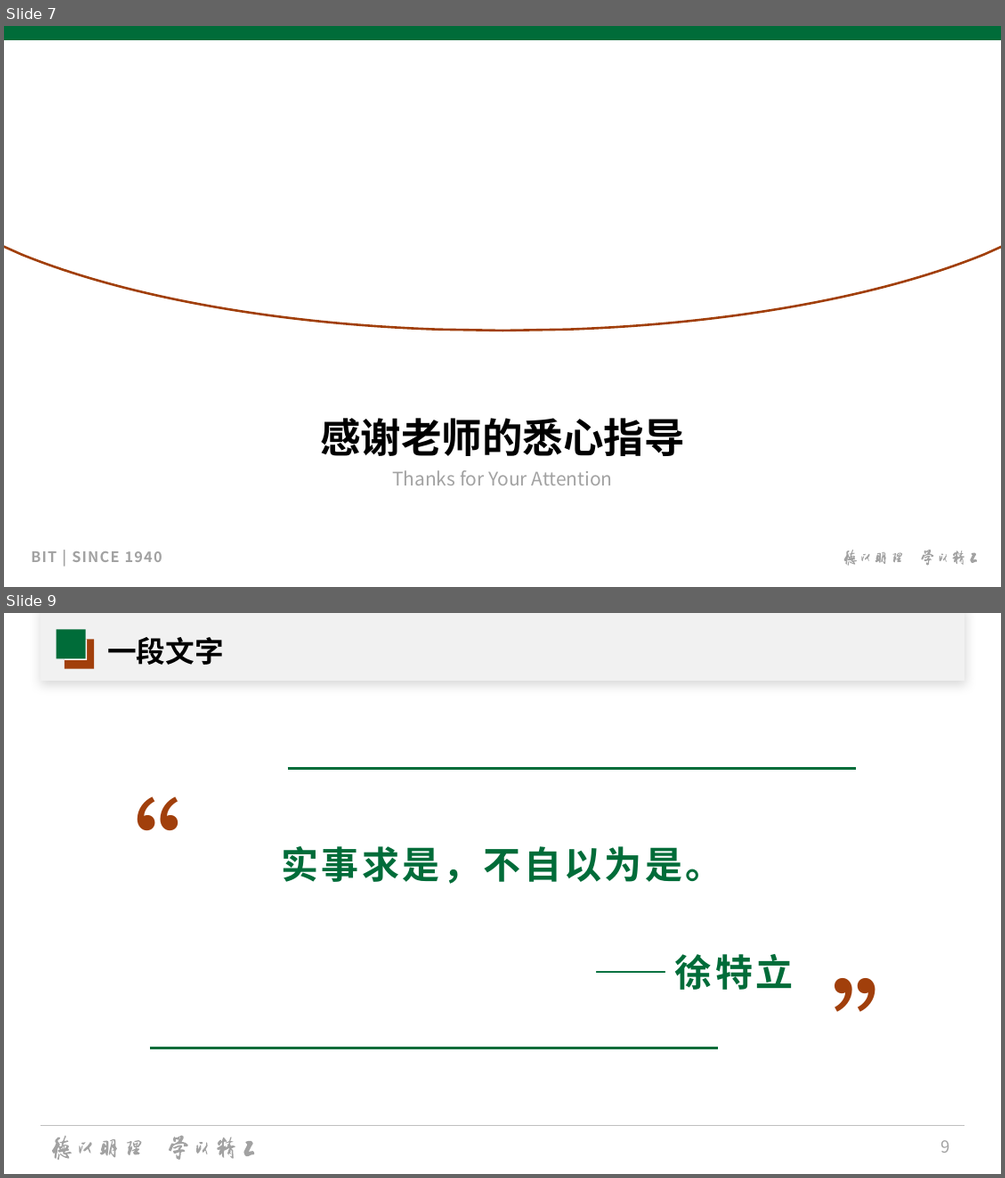
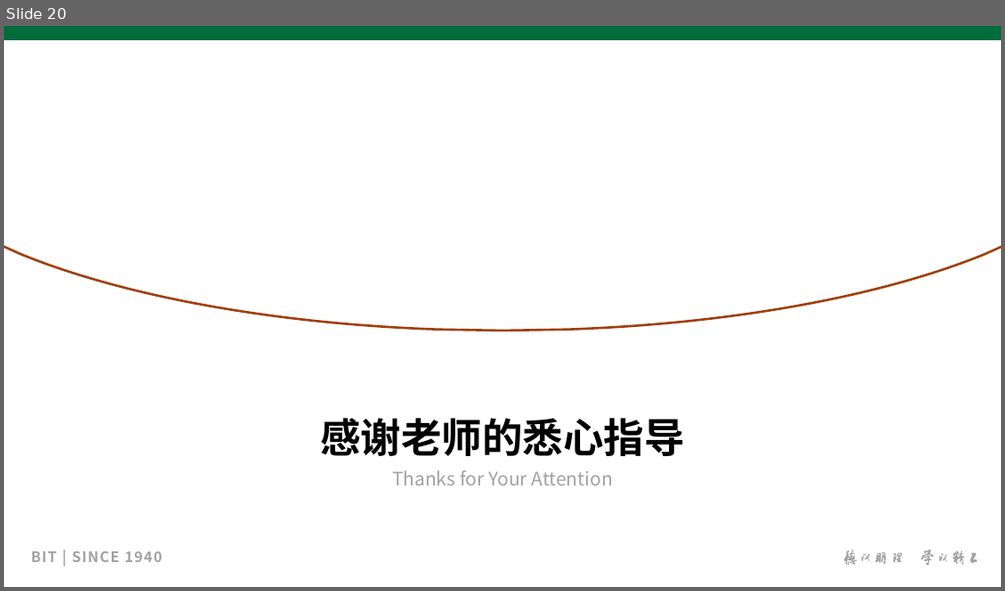
Before and after one commit to hhhjjjcc112/AsyncAlien, a slide deck: docs/graduation/论文/论文答辩/论文答辩.pptx. Shown one above the other, each under a label of ours: slides 7 and 9 before the commit, slide 20 after it; the slides between them are not shown. The pictures are 1005x1178 and 1005x591 pixels, drawn with LibreOffice and Linux fonts; fonts in the diff are those of the drawing; background and template pictures are left out. Boxes give left, top, right and bottom in pixels: in the first picture for what was removed or moved away, otherwise in the second. Text is boxed around its words. In the diff, an @@ line names an element or a change of style, - is before the commit and + after.

```diff
--- a/docs/graduation/论文/论文答辩/论文答辩.pptx
+++ b/docs/graduation/论文/论文答辩/论文答辩.pptx
@@ slide 9 removed at box(4, 613, 1001, 1174), background #FFFFFF @@
@@ rectangle removed at box(40, 613, 964, 681) @@
@@ rectangle removed at box(40, 613, 964, 681) @@
@@ rectangle removed at box(57, 629, 86, 658) @@
@@ rectangle removed at box(65, 639, 94, 668) @@
@@ rectangle removed at box(65, 639, 87, 660) @@
@@ title removed at box(107, 637, 224, 665) @@
-一段文字
@@ line removed from (287, 768) to (856, 768) @@
@@ text removed at box(63, 779, 267, 924) @@
-“
@@ text removed at box(281, 846, 793, 989) @@
-实事求是，不自以为是。
-——徐特立
@@ text removed at box(831, 960, 965, 1105) @@
-”
@@ line removed from (150, 1048) to (718, 1048) @@
@@ line removed from (40, 1126) to (965, 1126) @@
@@ group removed at box(52, 1135, 255, 1159): 16 freeform shapes @@
@@ page number removed at box(940, 1140, 949, 1152) @@
-9
@@ what was slide 7 is now slide 20 @@
```
Also in this commit, not shown: 6 slides changed, 13 slides added, 57 other slides removed, 4 other files.
